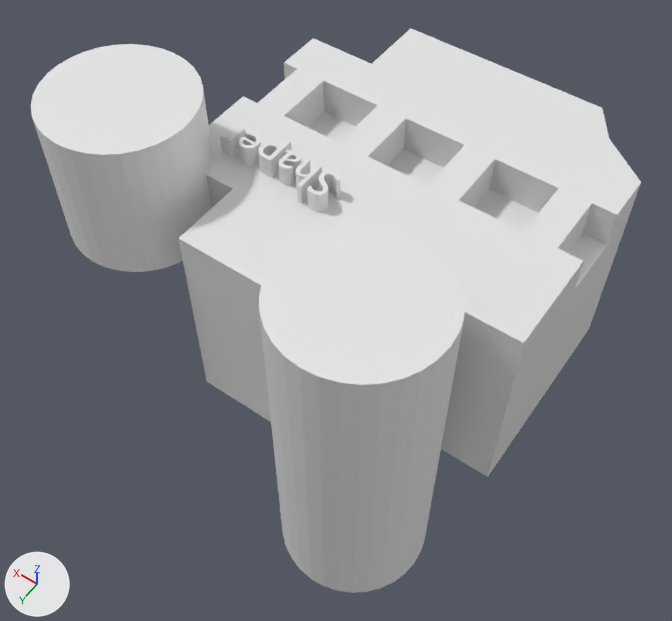
One commit to the Blender file blender/cube.blend: the scene before it, then after it.
Rendered twice from a 50 mm lens placed at (-289.0, 447.0, 477.0), pointed at (-61.0, 128.0, -24.0). The axes (+X, +Y, +Z) are drawn at lower left. The lights are the same throughout.

Objects in the first picture: 'Minus', 'Minus.001', 'Plus', 'Text'.
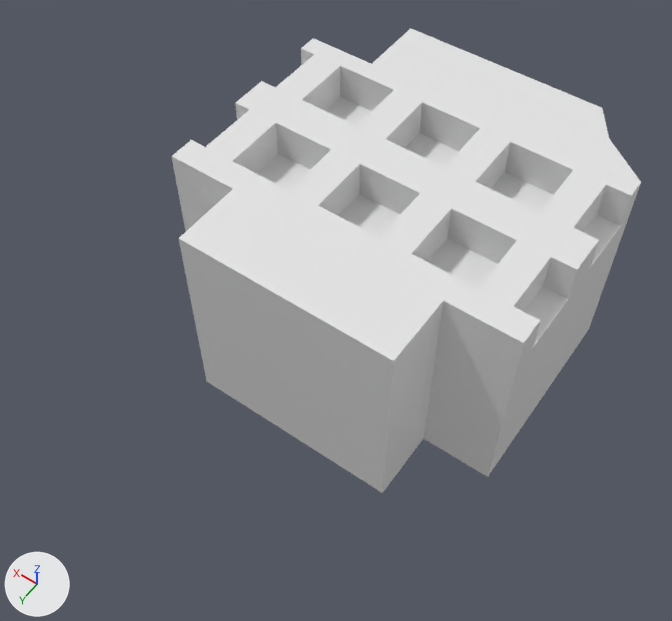
ob_array_of_cubes is not drawn itself; it is used by a modifier of ob_plus.

What differs and where, as boxes (x1, y1, x2, y2) in the pictures (672 x 621 px):
'Plus', reshaped, modifiers changed
    before: (179, 28, 641, 477)
    after: (172, 28, 641, 493)
'Minus.001', hidden
    before: (259, 223, 465, 593)
'Minus', hidden
    before: (31, 44, 212, 272)
'Text', hidden
    before: (220, 127, 340, 212)

Diff of the bpy script that builds the scene:
```diff
--- a/blender/cube.blend.py
+++ b/blender/cube.blend.py
@@ me_cube_002 @@
+me_cube_002.from_pydata(...)  # a box spanning x -1.5..1.5, y -1.5..1.5, z -1.5..1.5; a box spanning x 3.0..6.0, y -1.5..1.5, z -1.5..1.5; a box spanning x 7.5..10.5, y -1.5..1.5, z -1.5..1.5; a box spanning x 12.0..15.0, y -1.5..1.5, z -1.5..1.5; a box spanning x 16.5..19.5, y -1.5..1.5, z -1.5..1.5
@@ ob_array_of_cubes @@
 ob_array_of_cubes = bpy.data.objects.new('array of Cubes', me_cube_001)
-ob_array_of_cubes.location = (-205.4, 57.06, 70.55)
+ob_array_of_cubes.location = (-205.4, 109.8, 70.55)
 ob_array_of_cubes.scale = (14.8, 14.8, 14.8)
@@ ob_plus @@
 _m = ob_plus.modifiers.new('Boolean', 'BOOLEAN')
 _m.object = ob_array_of_cubes
+_m = ob_plus.modifiers.new('Boolean.001', 'BOOLEAN')
+_m.object = ob_array_of_cubes_001
@@ ob_minus @@
 ob_minus.location = (68.5, 167.0, 74.4)
+ob_minus.hide_set(True)  # its collection is switched off
@@ ob_minus_001 @@
 ob_minus_001.location = (-134.0, 209.0, 74.4)
+ob_minus_001.hide_set(True)  # its collection is switched off
@@ ob_text @@
 ob_text.scale = (30.9, 30.9, 30.9)
+ob_text.hide_set(True)  # its collection is switched off
@@ ob_array_of_cubes_001 @@
+ob_array_of_cubes_001 = bpy.data.objects.new('array of Cubes.001', me_cube_002)
+ob_array_of_cubes_001.location = (-205.4, 37.31, 70.55)
+ob_array_of_cubes_001.scale = (14.8, 14.8, 14.8)
+ob_array_of_cubes_001.hide_set(True)
```
